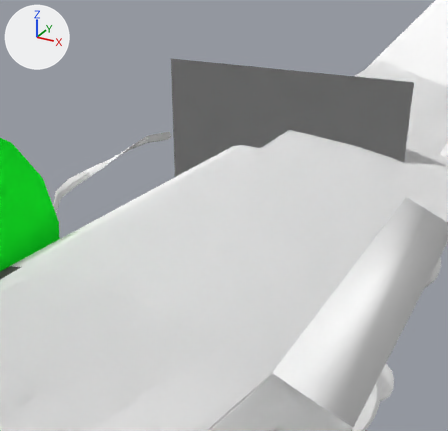
Renders of the Blender file Models/c172p-damage.blend from each side of a commit.
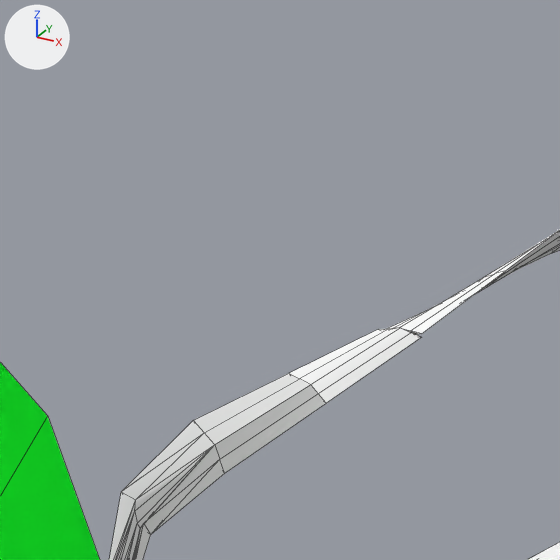
Each version is shown from a 50 mm lens placed at (1.92, -4.4, 1.88), pointed at (-0.73, 0.43, -0.53), then close up on the part from 8% to 30% of the width and 24% to 47% of the height. The lights are fixed; the arrows at upper left show +X, +Y and +Z. The close-ups show mesh edges as thin lines.

In view in the first close-up: 'PropellerD', 'landinglightBD'.
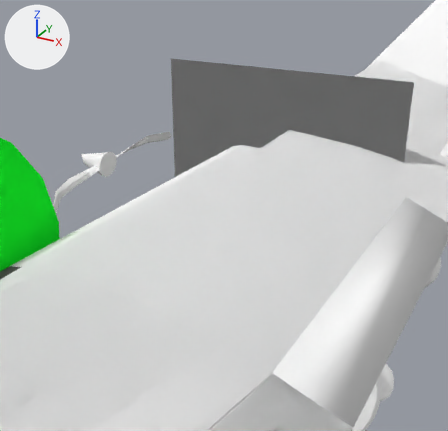
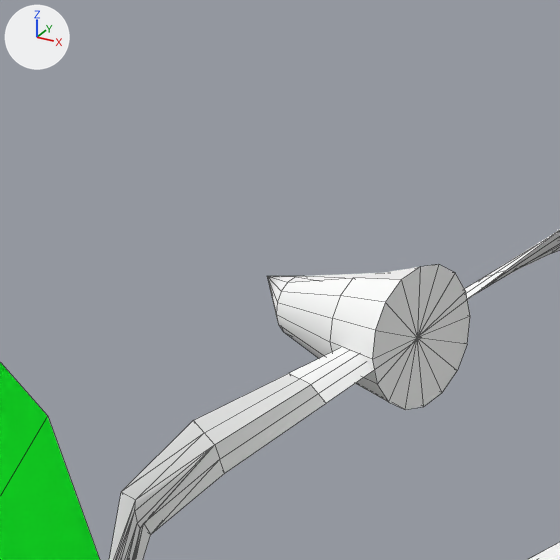
Where the change shows, as pixel boxes [x1, y1, x2, y2] in the close-ups (560 x 560 px):
'SpinnerD', added: after [267, 264, 470, 410]

The change, as a list of edits to the scene's bpy script:
```text
Add me_cone_006:
    me_cone_006.from_pydata(...)  # 50 vertices, 64 faces; spans x -2.158..-1.746, y -0.122..0.127, z -0.177..0.072
    me_cone_006.polygons.foreach_set('use_smooth', [True] * 64)
    me_cone_006.materials.append(mat_material_001)  # its picture is missing
Add ob_spinnerd:
    ob_spinnerd = bpy.data.objects.new('SpinnerD', me_cone_006)
    ob_spinnerd.location = (0.0, 0.0, 0.0)
    ob_spinnerd.show_transparent = True
```
